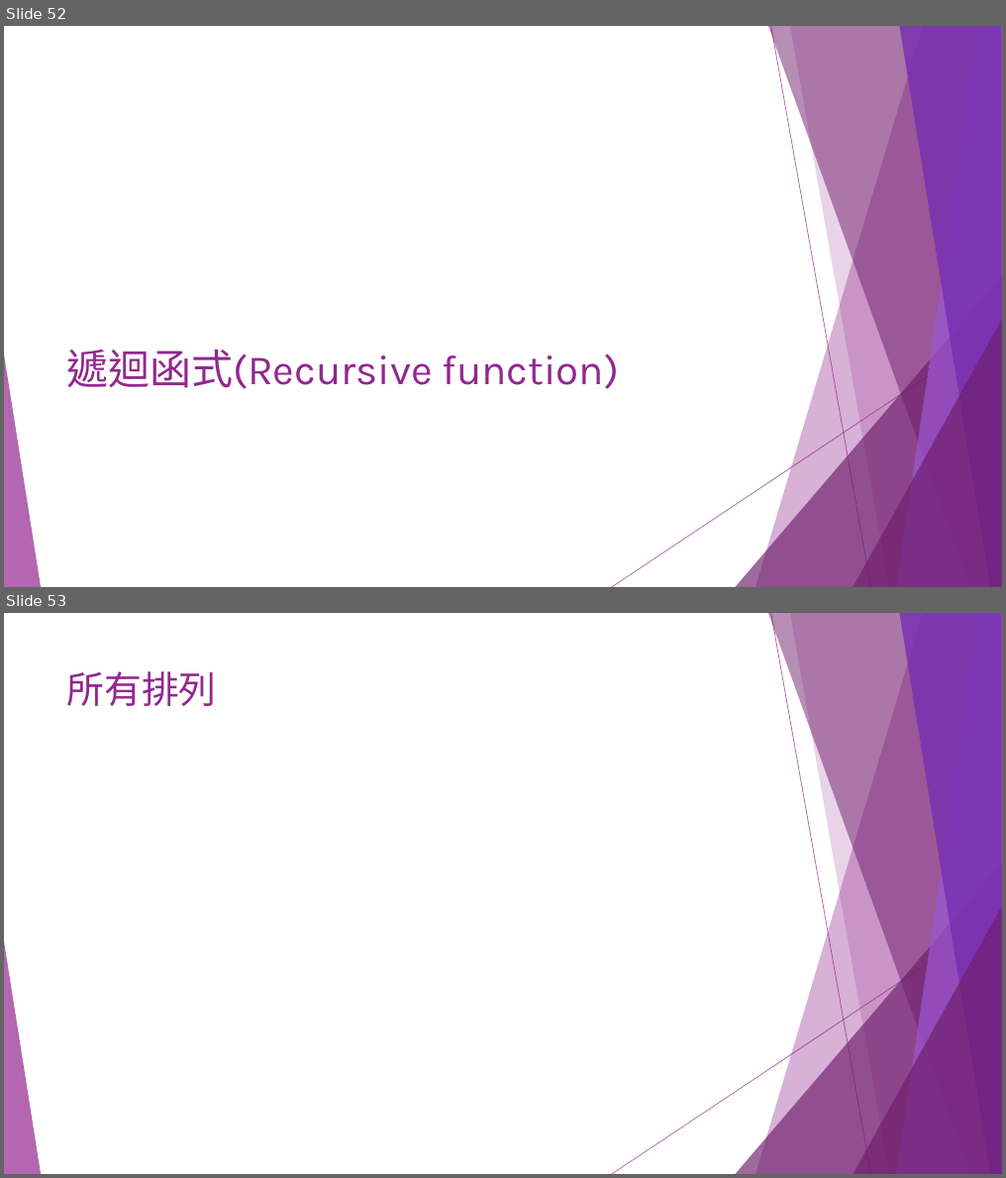
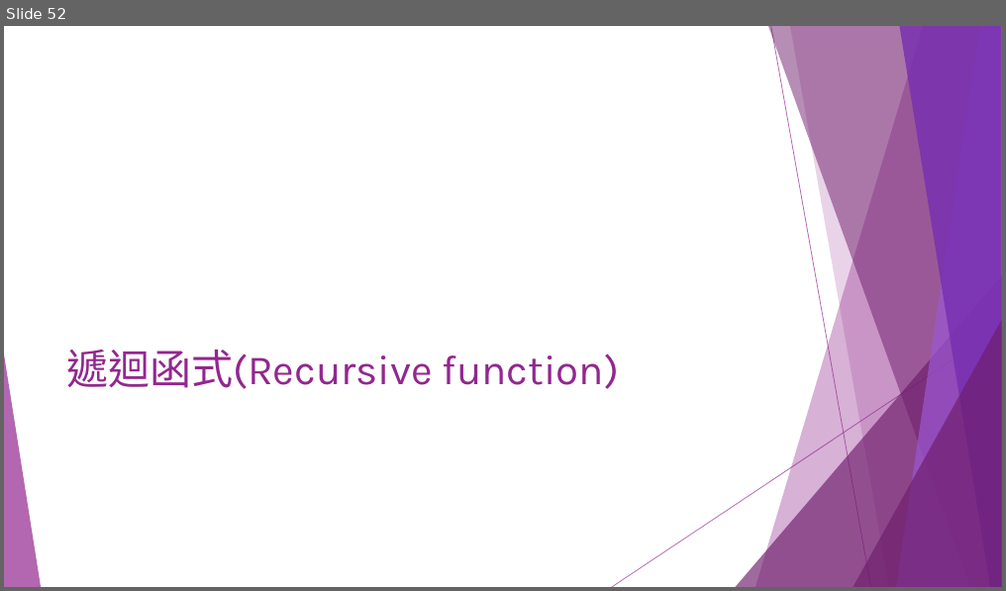
Before and after one commit to liulawsi/My_PPTs, a slide deck: LCC/Python/A1_邏輯思考訓練題.pptx. Shown one above the other, each under a label of ours: slides 52 and 53 before the commit, slide 52 after it. The pictures are 1006x1178 and 1006x591 pixels, drawn with LibreOffice and Linux fonts; fonts in the diff are those of the drawing. Boxes give left, top, right and bottom in pixels: in the first picture for what was removed or moved away, otherwise in the second. Text is boxed around its words. In the diff, an @@ line names an element or a change of style, - is before the commit and + after.

```diff
--- a/LCC/Python/A1_邏輯思考訓練題.pptx
+++ b/LCC/Python/A1_邏輯思考訓練題.pptx
@@ slide 53 removed at <box>4,613,1002,1174</box>, background #FFFFFF; not listed: 10 template elements that a slide beside it also shows @@
@@ title removed at <box>67,671,217,706</box> @@
-所有排列
```
Also in this commit, not shown: 5 slides changed, 1 other slide removed.
